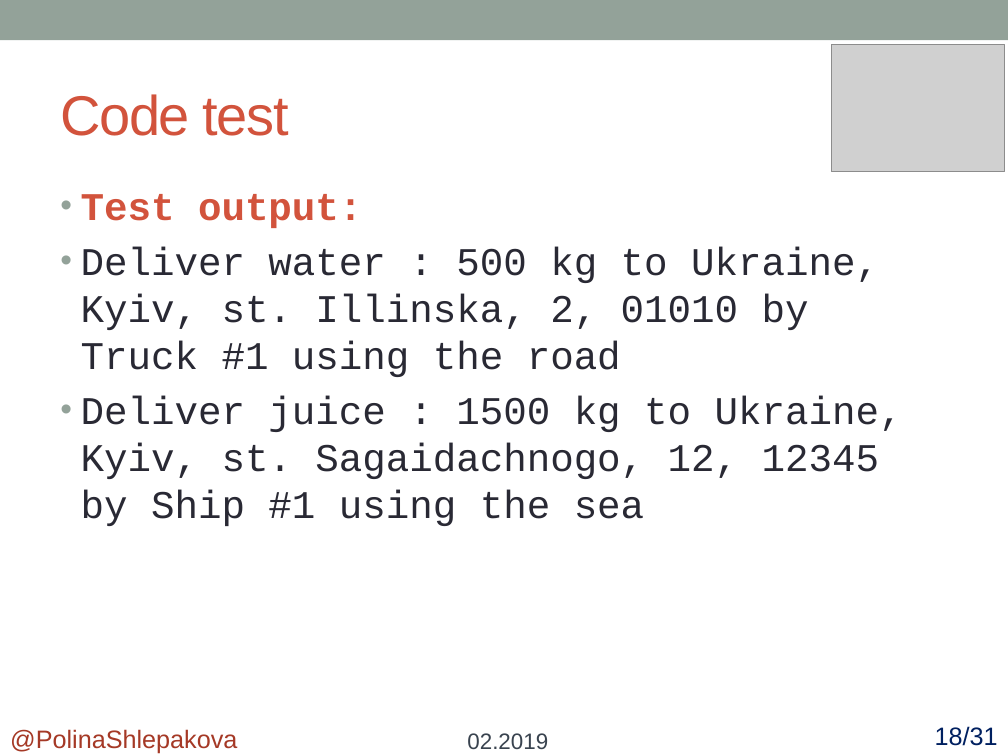
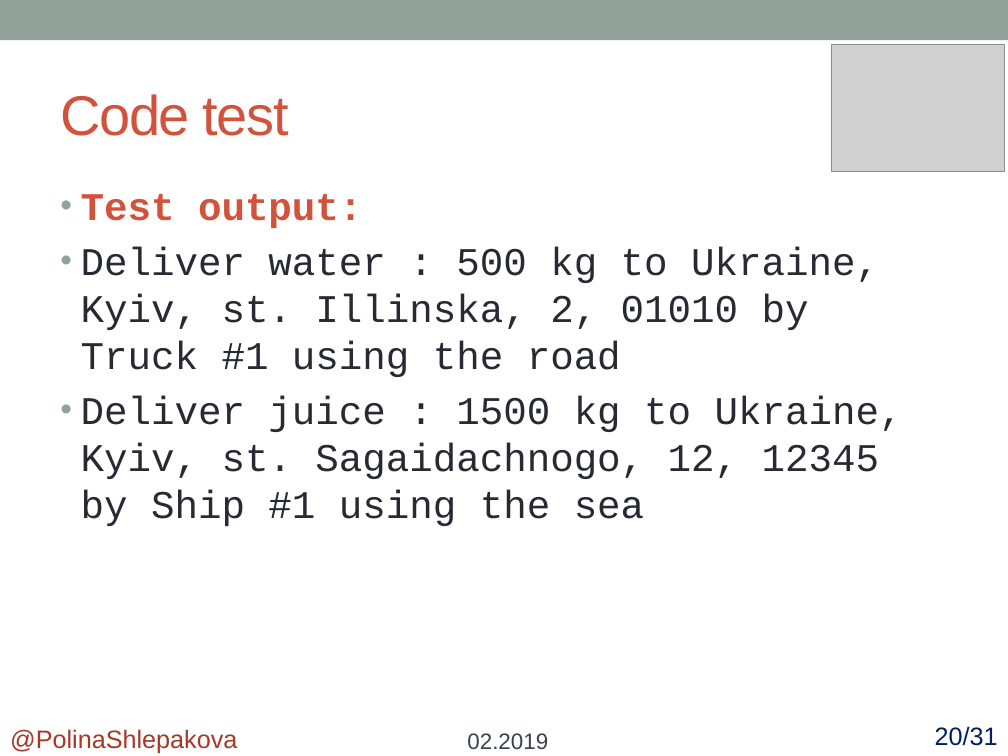
Before and after one commit to polykross/FactoryMethod-Facade, a slide deck: slide 20 of FactoryMethod/Presentation/FactoryMethod.pptx (slide 18 before the commit). Drawn at 1008x756 pixels with LibreOffice and Linux fonts; fonts in the diff are those of the drawing; grey boxes stand for pictures. Boxes give left, top, right and bottom in pixels: in the first picture for what was removed or moved away, otherwise in the second. Text is boxed around its words. In the diff, an @@ line names an element or a change of style, - is before the commit and + after.

```diff
--- a/FactoryMethod/Presentation/FactoryMethod.pptx
+++ b/FactoryMethod/Presentation/FactoryMethod.pptx
@@ text at (935,726,998,746): text changed @@
-18/31
+20/31
```
Also in this commit, not shown: 24 other slides changed, 3 slides added, 3 other files.
